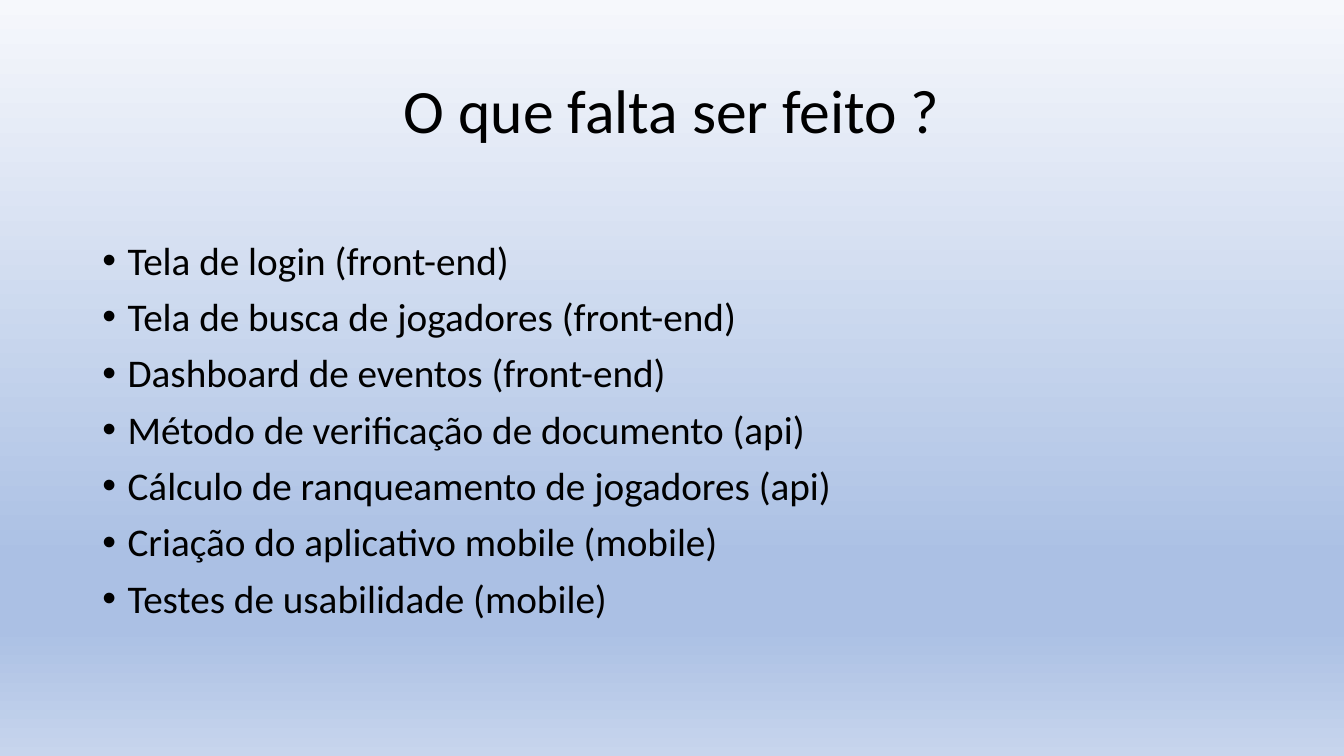
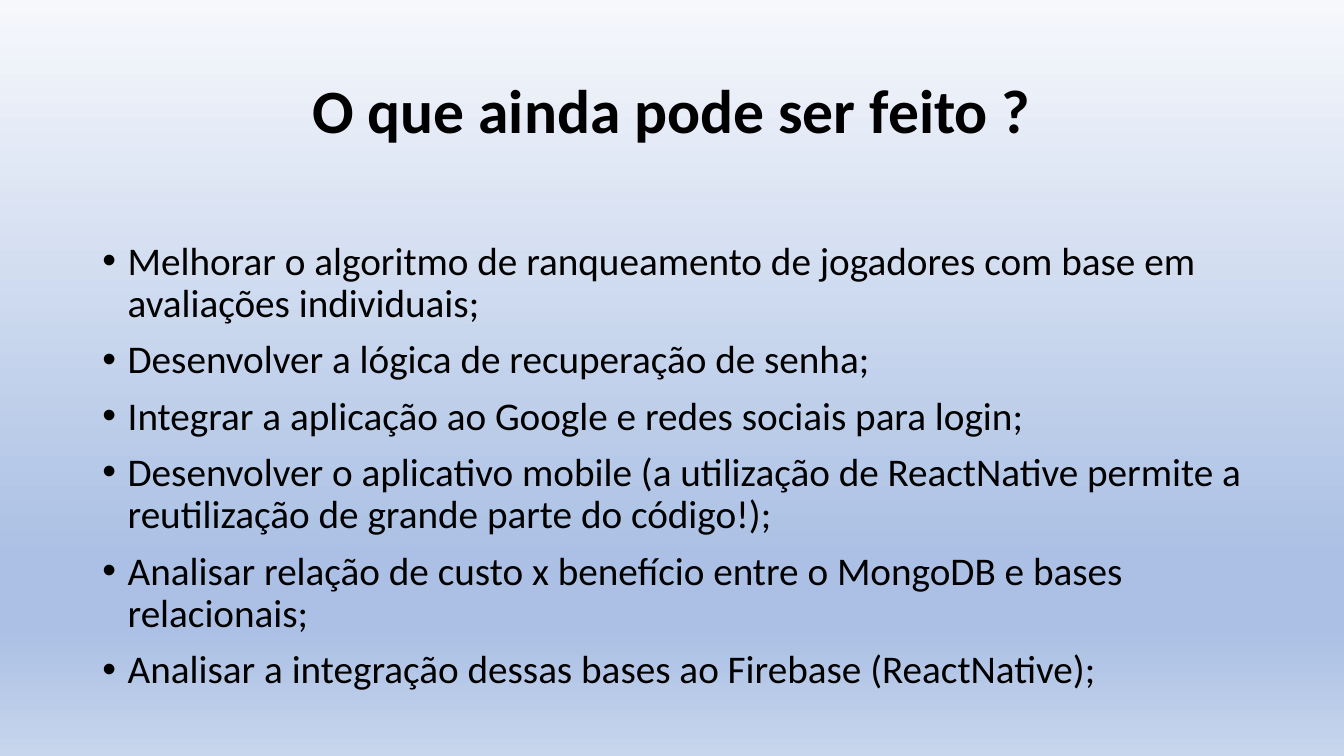
Before and after one commit to bprates10/banda-mestra-web, a slide deck: slide 17 of Banda Mestra Ap1.pptx (slide 13 before the commit). Drawn at 1344x756 pixels with LibreOffice and Linux fonts; fonts in the diff are those of the drawing. Boxes give left, top, right and bottom in pixels: in the first picture for what was removed or moved away, otherwise in the second. Text is boxed around its words. In the diff, an @@ line names an element or a change of style, - is before the commit and + after.

Commit message:
ajustes diversos e inclusao da grid de jogadores por evento

```diff
--- a/Banda Mestra Ap1.pptx
+++ b/Banda Mestra Ap1.pptx
@@ title at bbox=[312, 89, 988, 143]: text changed; bold on @@
-O que falta ser feito ?
+O que ainda pode ser feito ?
@@ text at bbox=[128, 247, 1241, 690]: text changed @@
-• Tela de login (front-end)
-• Tela de busca de jogadores (front-end)
-• Dashboard de eventos (front-end)
-• Método de verificação de documento (api)
-• Cálculo de ranqueamento de jogadores (api)
-• Criação do aplicativo mobile (mobile)
-• Testes de usabilidade (mobile)
+• Melhorar o algoritmo de ranqueamento de jogadores com base em avaliações individuais;
+• Desenvolver a lógica de recuperação de senha;
+• Integrar a aplicação ao Google e redes sociais para login;
+• Desenvolver o aplicativo mobile (a utilização de ReactNative permite a reutilização de grande parte do código!);
+• Analisar relação de custo x benefício entre o MongoDB e bases relacionais;
+• Analisar a integração dessas bases ao Firebase (ReactNative);
```
Also in this commit, not shown: 9 other slides changed, 6 slides added, 1 slide removed, 6 other files.
